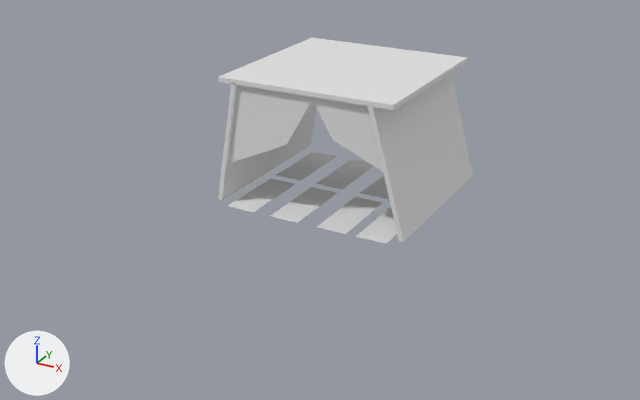
Two versions of the Blender file client/models/buildings/dolmen.blend, one commit apart.
Camera for both pictures: a 50 mm camera at (3.28, -6.44, 3.06) aimed at (-0.09, -0.31, -0.01). Every picture has the same lights, and +X, +Y and +Z are marked at lower left. Materials are left out; every surface is plain grey.

Before the edit, the objects in view are built like this:
```python
me_cube_004 = bpy.data.meshes.new('Cube.004')
me_cube_004.from_pydata(...)  # 64 vertices, 30 faces; spans x -0.8..0.9, y -0.8..0.8, z 0.0..43.4
# faces by material slot: [18, 12]
me_cube_004.materials.append(mat_stone)
me_cube_004.materials.append(mat_hide)
ob_cube = bpy.data.objects.new('Cube', me_cube_004)
ob_cube.location = (0.0, 0.0, 0.0)
ob_cube.scale = (1.0, 1.0, 0.0254)
```
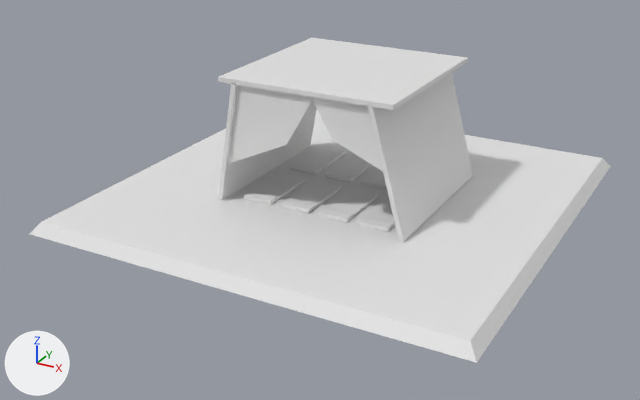
Boxes [x1, y1, x2, y2] around the edits, measured in the pictures (640 x 400 px):
'Cube.001', added: after [30, 109, 611, 363]
'Cube', reshaped, moved, modifiers changed: before [218, 38, 473, 244]; after [290, 146, 387, 189]
'Cube.002', added: after [218, 38, 473, 242]
'Cube.003', added: after [244, 173, 395, 232]
part 1 of me_cube_004, added: after [290, 146, 387, 189]
part 2 of me_cube_004, deleted: before [368, 72, 473, 242]
part 3 of me_cube_004, deleted: before [276, 152, 337, 181]
part 4 of me_cube_004, deleted: before [317, 159, 373, 189]
part 5 of me_cube_004, deleted: before [361, 175, 389, 199]
part 6 of me_cube_004, deleted: before [228, 179, 295, 212]
part 7 of me_cube_004, deleted: before [355, 207, 397, 244]
part 8 of me_cube_004, deleted: before [270, 187, 337, 223]
part 9 of me_cube_004, deleted: before [317, 197, 383, 234]
part 10 of me_cube_004, deleted: before [228, 85, 314, 164]
part 11 of me_cube_004, deleted: before [313, 97, 383, 171]

Edits to the bpy script that builds the scene:
```text
Change me_cube_004:
    used by ob_cube; location = (0.0, 0.0, 0.0); scale = (1.0, 1.0, 0.0254)
    remove me_cube_004.from_pydata(...)  # 64 vertices, 30 faces; spans x -0.8..0.9, y -0.8..0.8, z 0.0..43.4
    add me_cube_004.from_pydata(...)  # 17 vertices, 14 faces; spans x -0.7..0.7, y -4.6..-3.2, z 0.0..20.9
    me_cube_004 part 1: a new loose piece of 16 vertices spanning x -0.7..-0.4, y -3.8..-3.2, z 0.0..1.2
    me_cube_004 part 2: the loose piece of 8 vertices spanning x 0.6..0.9, y -0.8..0.8, z 0.8..42.1 is deleted
    me_cube_004 part 3: the loose piece of 4 vertices spanning x -0.7..-0.4, y 0.0..0.7, z 0.0 is deleted
    me_cube_004 part 4: the loose piece of 4 vertices spanning x -0.3..0.0, y 0.0..0.7, z 0.0 is deleted
    me_cube_004 part 5: the loose piece of 4 vertices spanning x 0.2..0.4, y 0.0..0.7, z 0.0 is deleted
    me_cube_004 part 6: the loose piece of 4 vertices spanning x -0.7..-0.4, y -0.8..-0.1, z 0.0 is deleted
    me_cube_004 part 7: the loose piece of 4 vertices spanning x 0.5..0.8, y -0.8..-0.1, z 0.0 is deleted
    me_cube_004 part 8: the loose piece of 4 vertices spanning x -0.3..0.0, y -0.8..-0.1, z 0.0 is deleted
    me_cube_004 part 9: the loose piece of 4 vertices spanning x 0.2..0.4, y -0.8..-0.1, z 0.0 is deleted
    me_cube_004 part 10: the loose piece of 4 vertices spanning x -0.7..0.1, y -0.7, z 13.7..42.1 is deleted
    me_cube_004 part 11: the loose piece of 4 vertices spanning x 0.1..0.7, y -0.7, z 20.9..42.0 is deleted
Add me_cube_003:
    me_cube_003.from_pydata(...)  # 17 vertices, 14 faces; spans x -0.7..0.7, y -4.6..-3.2, z 0.0..20.9
Add me_cube_002:
    me_cube_002.from_pydata(...)  # 32 vertices, 22 faces; spans x -0.8..0.9, y -0.8..0.8, z 0.6..43.4
Add me_cube_001:
    me_cube_001.from_pydata([(-0.77, -0.77, -0.53), (-0.74, -0.74, 1.01), (-0.77, 0.77, -0.53), (-0.74, 0.74, 1.01), (0.77, -0.77, -0.53), (0.74, -0.74, 1.01), (0.77, 0.77, -0.53), (0.74, 0.74, 1.01)], [], [(0, 1, 3, 2), (2, 3, 7, 6), (6, 7, 5, 4), (4, 5, 1, 0), (2, 6, 4, 0), (7, 3, 1, 5)])
Change ob_cube:
    ob_cube.location: (0.0, 0.0, 0.0) -> (0.067, 3.955, 0.02)
    add _m = ob_cube.modifiers.new('Array', 'ARRAY')
    add _m.count = 4
    add _m.relative_offset_displace = (0.25, 0.0, 0.0)
Add ob_cube_003:
    ob_cube_003 = bpy.data.objects.new('Cube.003', me_cube_003)
    ob_cube_003.location = (0.002, -3.868, 0.02)
    ob_cube_003.rotation_euler = (0.0, 0.0, 3.142)  # degrees (0, 0, 180)
    ob_cube_003.scale = (1.0, 1.0, 0.0254)
    _m = ob_cube_003.modifiers.new('Array', 'ARRAY')
    _m.count = 4
    _m.relative_offset_displace = (0.25, 0.0, 0.0)
Add ob_cube_002:
    ob_cube_002 = bpy.data.objects.new('Cube.002', me_cube_002)
    ob_cube_002.location = (0.0, 0.0, 0.0)
    ob_cube_002.scale = (1.0, 1.0, 0.0254)
Add ob_cube_001:
    ob_cube_001 = bpy.data.objects.new('Cube.001', me_cube_001)
    ob_cube_001.location = (-0.002, -0.007, -0.046)
    ob_cube_001.scale = (2.46, 2.46, 0.0626)
```
